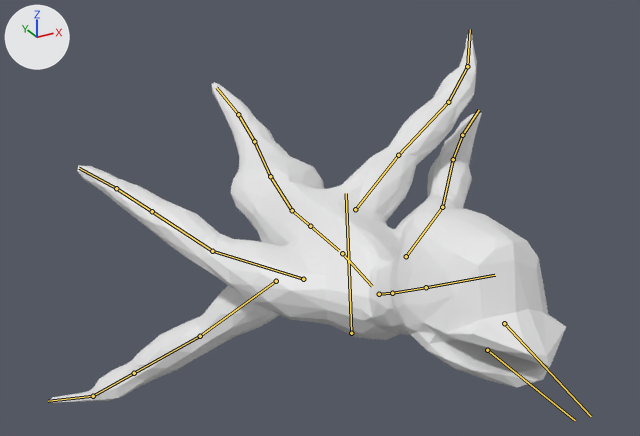
What one commit did to the FBX model FishInaPond/Content/Characters/OilMonsters/Animations/A_OilMonsterSwim.fbx.
The view is the same before and after, from a 50 mm camera at (-7.55, -12.34, 7.09) aimed at (0.18, 1.72, 0.06). The lights are fixed; the arrows at upper left show +X, +Y and +Z. Both versions are drawn at frame 14 of the action 'Scene'; the numbers are the values there. The bones that bend it are drawn over the model as lines.

Objects in the first picture: 'OilBlob'.
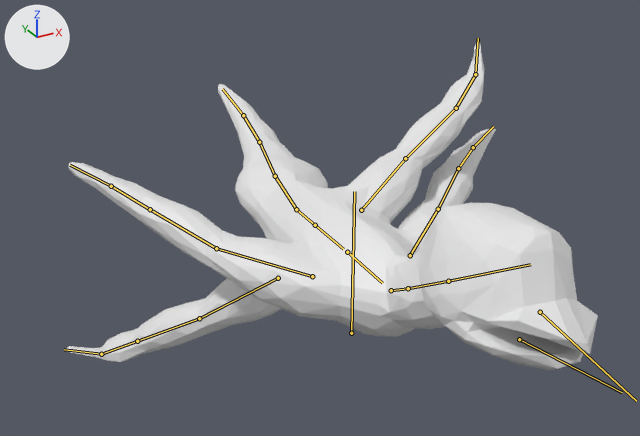
Changed parts and their boxes [x1, y1, x2, y2] in the pictures (640 x 436 px):
'OilBlob', posed (11% shorter)
    before: [48, 33, 566, 403]
    after: [64, 42, 598, 370]
bone 'Root', root to tip
    before: (351, 333) to (346, 193)
    after: (351, 333) to (354, 191)
bone 'Spine3', root to tip
    before: (342, 253) to (372, 286)
    after: (347, 252) to (382, 283)
bone 'JawLower', root to tip
    before: (487, 350) to (575, 420)
    after: (519, 339) to (622, 392)
bone 'TendrilLFront2', root to tip
    before: (442, 207) to (453, 159)
    after: (438, 209) to (458, 168)
bone 'TendrilRBack1', root to tip
    before: (276, 281) to (200, 336)
    after: (278, 278) to (199, 318)
bone 'TendrilLBack1', root to tip
    before: (355, 209) to (398, 155)
    after: (361, 210) to (405, 158)

What the commit changed:
Bone 'Root' (bone_root) turns from (0, -2, 3) to (0, -2, 0) degrees about its own x, y and z.
Bone 'Spine3' (bone_spine3) turns from (0, 0, 3) to (0, 0, -2) degrees about its own x, y and z.
Bone 'JawLower' (bone_jawlower) turns from (-1, 0, 0) to (-6, 0, 0) degrees about its own x, y and z.
Bone 'TendrilLFront2' (bone_tendrillfront2) turns from (-4, 2, -8) to (-3, 2, 4) degrees about its own x, y and z.
Bone 'TendrilRBack1' (bone_tendrilrback1) turns from (-20, 0, 1) to (-7, 0, 1) degrees about its own x, y and z.
Bone 'TendrilLBack1' (bone_tendrillback1) turns from (-3, 4, 13) to (-4, 5, 13) degrees about its own x, y and z.
